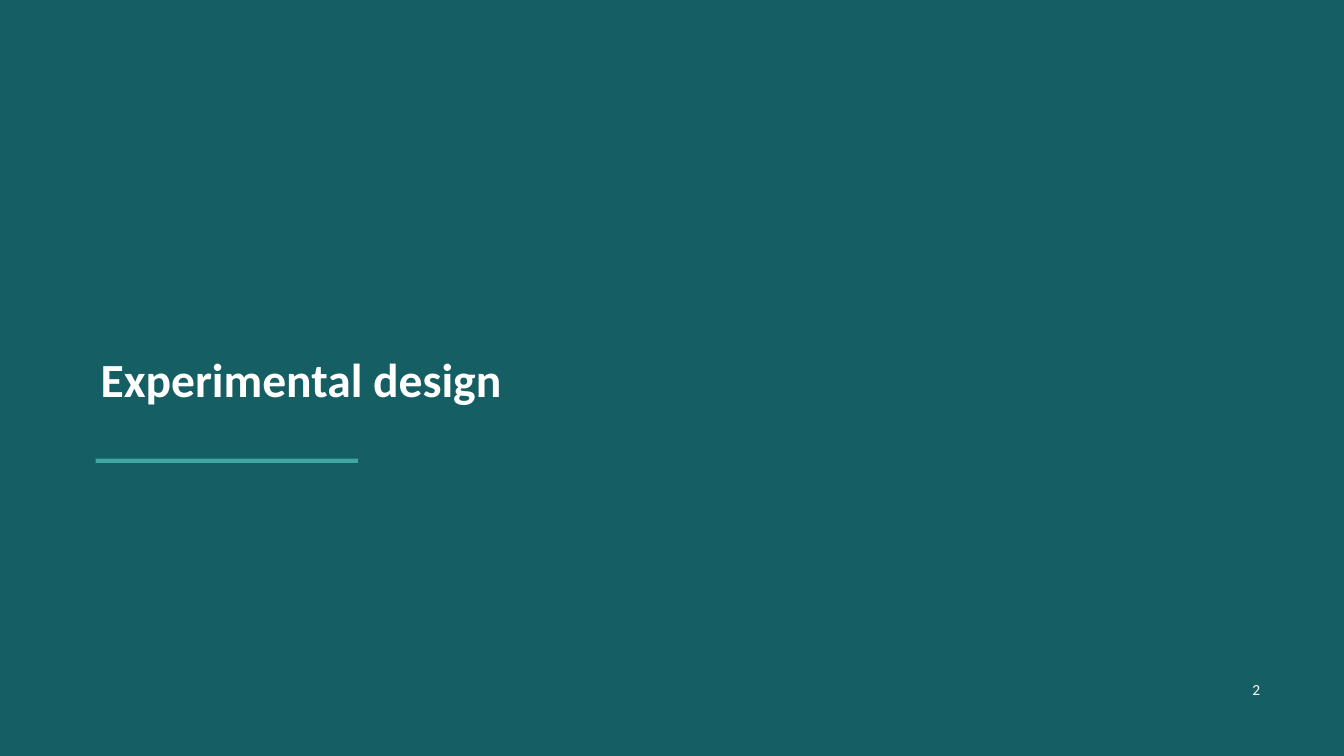
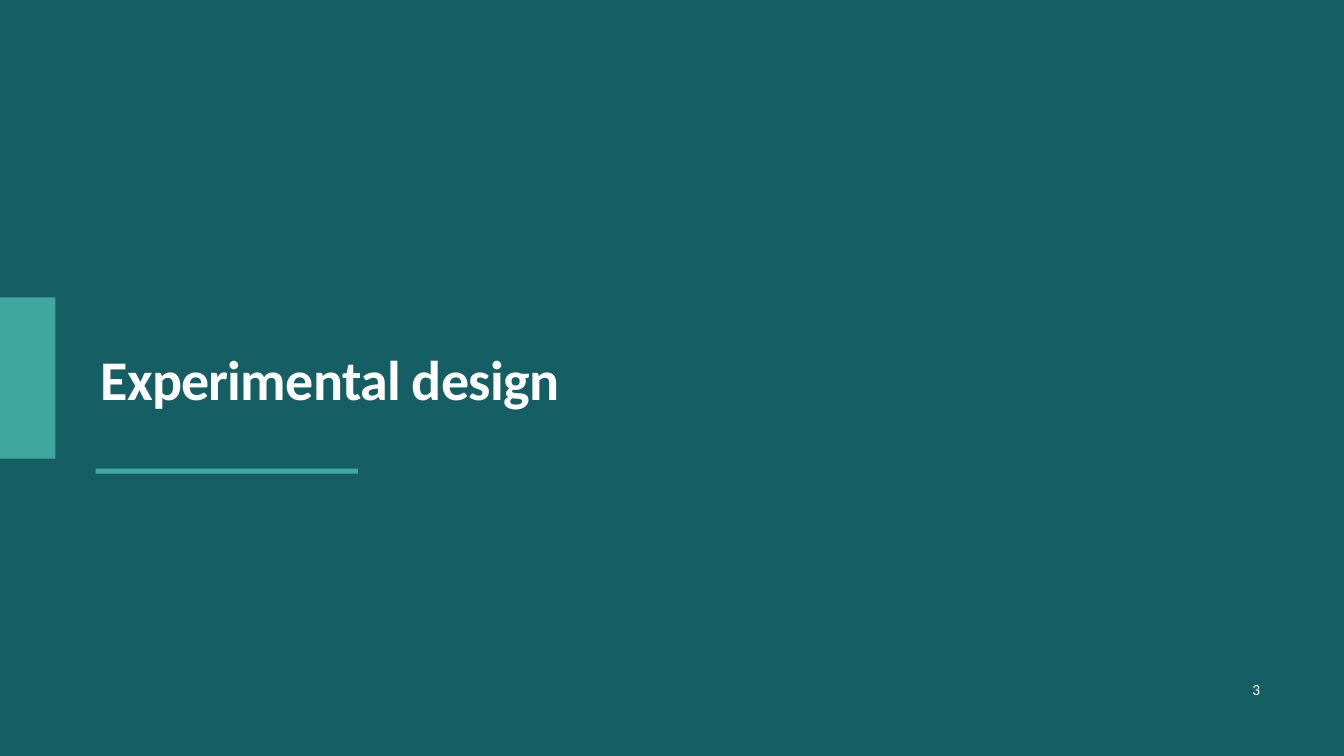
Before and after one commit to PangenomeAI/academic-skills-food-nutrition, a slide deck: slide 3 of food-ppt/examples/experimental-design-demo.pptx (slide 2 before the commit). Drawn at 1344x756 pixels with LibreOffice and Linux fonts; fonts in the diff are those of the drawing. Boxes give left, top, right and bottom in pixels: in the first picture for what was removed or moved away, otherwise in the second. Text is boxed around its words. In the diff, an @@ line names an element or a change of style, - is before the commit and + after.

```diff
--- a/food-ppt/examples/experimental-design-demo.pptx
+++ b/food-ppt/examples/experimental-design-demo.pptx
@@ text "Experimental design" at box(101, 360, 559, 410): size 34 to 40 pt, letter spacing 0 to -0.5 pt @@
@@ rectangle added at box(0, 297, 55, 459), fill #3FA7A0 @@
@@ rectangle: place and size @@
-rectangle at box(96, 459, 358, 463)
+rectangle at box(96, 469, 358, 474)
@@ text at box(1252, 685, 1260, 695): text changed @@
-2
+3
```
Also in this commit, not shown: 6 other slides changed, 2 slides added, 14 other files.
